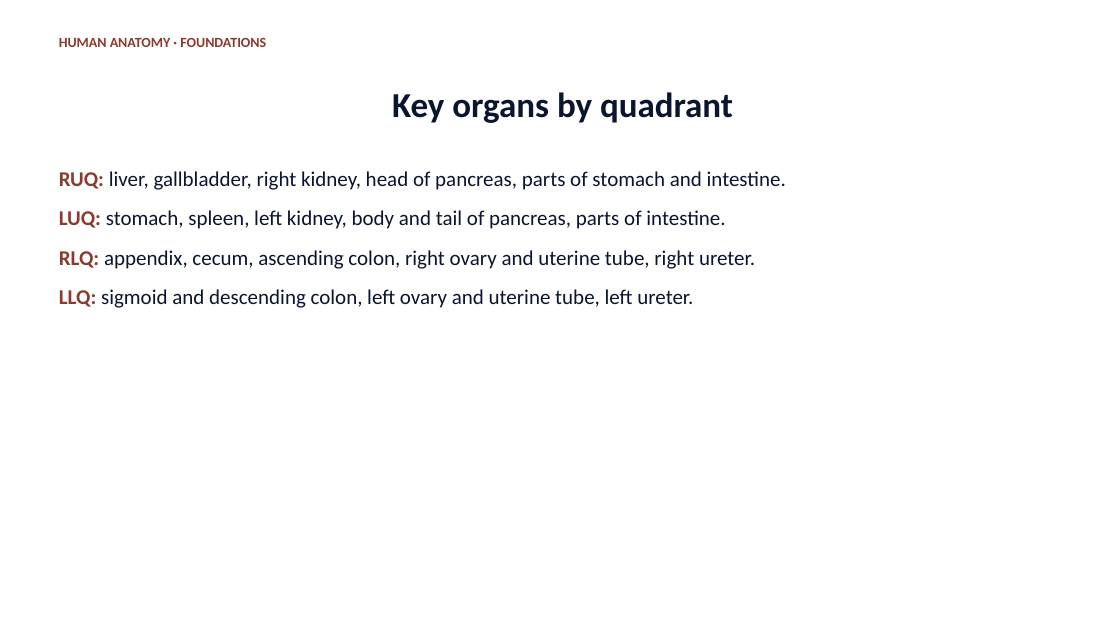
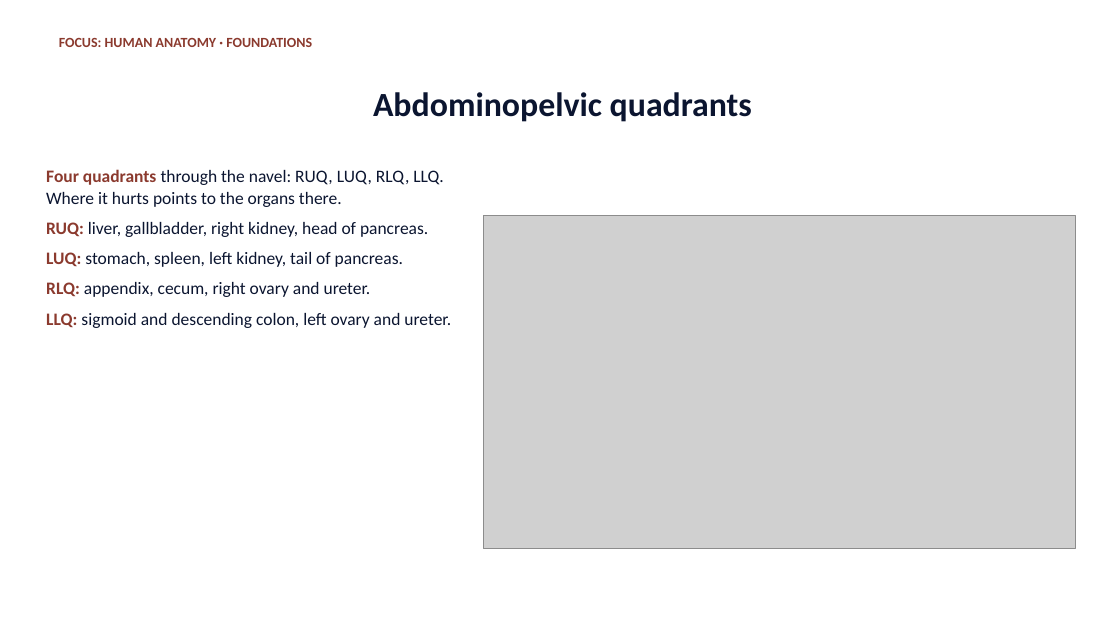
Before and after one commit to drsrennie-stack/A-P-lecture-core, a slide deck: slide 14 of Foundations-Human-Anatomy.pptx (slide 16 before the commit). Drawn at 1120x630 pixels with LibreOffice and Linux fonts; fonts in the diff are those of the drawing; grey boxes stand for pictures. Boxes give left, top, right and bottom in pixels: in the first picture for what was removed or moved away, otherwise in the second. Text is boxed around its words. In the diff, an @@ line names an element or a change of style, - is before the commit and + after.

```diff
--- a/Foundations-Human-Anatomy.pptx
+++ b/Foundations-Human-Anatomy.pptx
@@ text at [59, 38, 312, 47]: text changed @@
-HUMAN ANATOMY · FOUNDATIONS
+FOCUS: HUMAN ANATOMY · FOUNDATIONS
@@ title at [373, 92, 752, 122]: text changed; size 30 to 29 pt @@
-Key organs by quadrant
+Abdominopelvic quadrants
@@ text at [46, 169, 451, 328]: text changed; size 18 to 15 pt @@
-RUQ: liver, gallbladder, right kidney, head of pancreas, parts of stomach and intestine.
-LUQ: stomach, spleen, left kidney, body and tail of pancreas, parts of intestine.
-RLQ: appendix, cecum, ascending colon, right ovary and uterine tube, right ureter.
-LLQ: sigmoid and descending colon, left ovary and uterine tube, left ureter.
+Four quadrants through the navel: RUQ, LUQ, RLQ, LLQ. Where it hurts points to the organs there.
+RUQ: liver, gallbladder, right kidney, head of pancreas.
+LUQ: stomach, spleen, left kidney, tail of pancreas.
+RLQ: appendix, cecum, right ovary and ureter.
+LLQ: sigmoid and descending colon, left ovary and ureter.
@@ picture added at [483, 216, 1075, 549] @@
```
Also in this commit, not shown: 21 other slides changed, 1 slide added, 5 slides removed, 1 other file.
